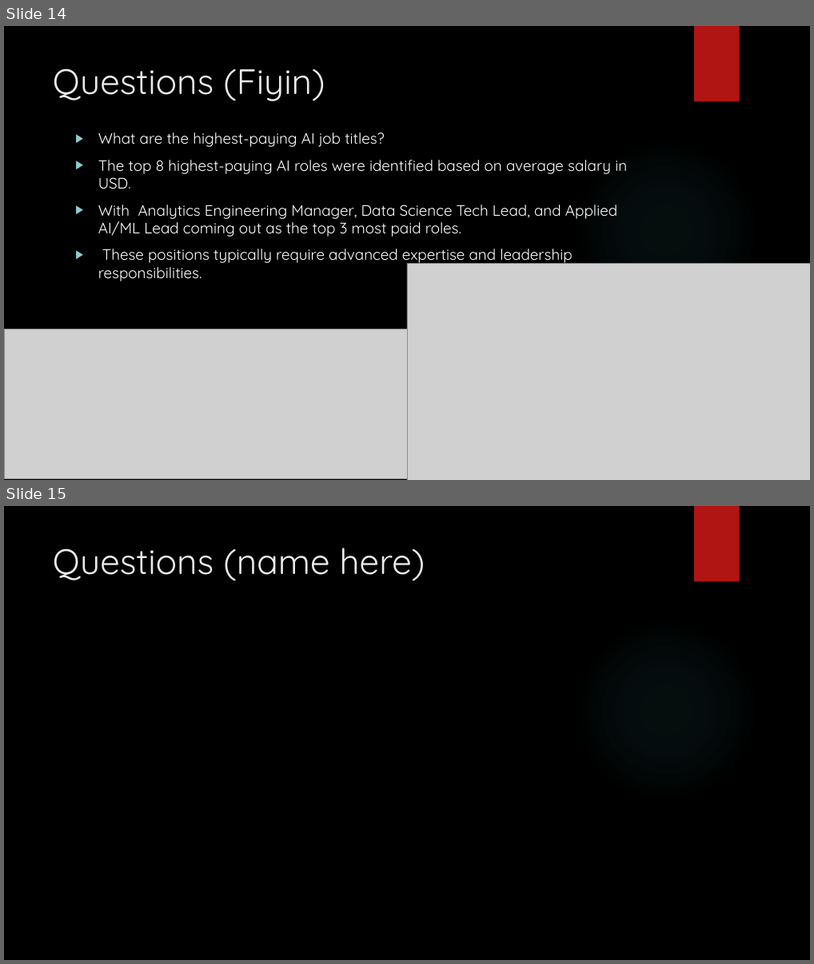
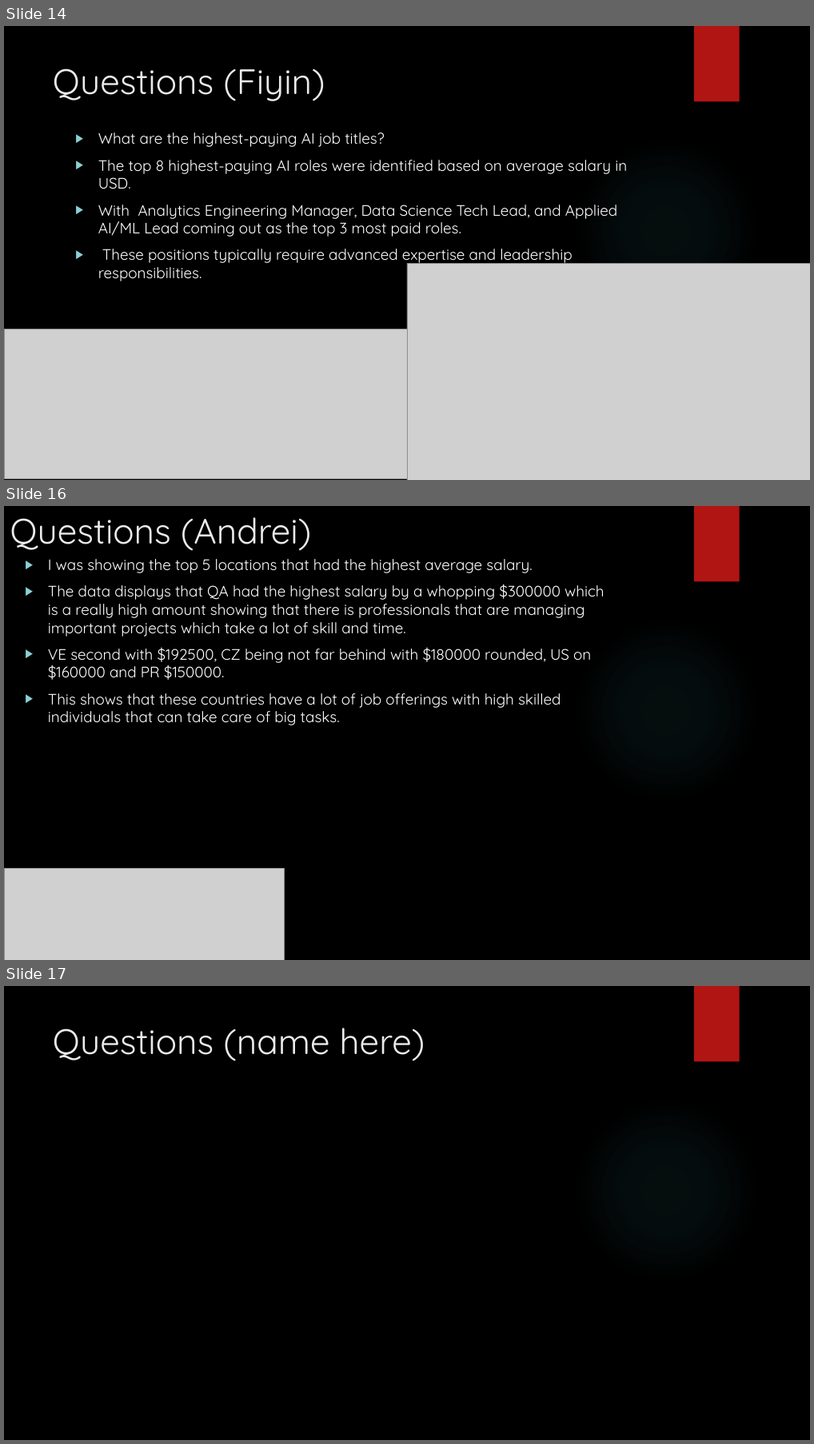
Before and after one commit to csmfduro/salaries, a slide deck: Computer Science Workshop Presentation.pptx. Shown one above the other, each under a label of ours: slides 14 and 15 before the commit, slides 14, 16 and 17 after it; the slides between them are not shown. The pictures are 814x964 and 814x1444 pixels, drawn with LibreOffice and Linux fonts; fonts in the diff are those of the drawing; grey boxes stand for pictures; background and template pictures are left out. Boxes give left, top, right and bottom in pixels: in the first picture for what was removed or moved away, otherwise in the second. Text is boxed around its words. In the diff, an @@ line names an element or a change of style, - is before the commit and + after.

```diff
--- a/Computer Science Workshop Presentation.pptx
+++ b/Computer Science Workshop Presentation.pptx
@@ slide 16 added at box(4, 506, 810, 960), background picture (left out); not listed: 2 template elements that a slide beside it also shows @@
@@ title added at box(10, 517, 312, 551), 42 pt, text #EBEBEB @@
+Questions (Andrei)
@@ text added at box(48, 559, 604, 725), 18 pt, text #FFFFFF @@
+▶ I was showing the top 5 locations that had the highest average salary.
+▶ The data displays that QA had the highest salary by a whopping $300000 which is a really high amount showing that there is professionals that are managing important projects which take a lot of skill and time.
+▶ VE second with $192500, CZ being not far behind with $180000 rounded, US on $160000 and PR $150000.
+▶ This shows that these countries have a lot of job offerings with high skilled individuals that can take care of big tasks.
@@ picture added at box(4, 868, 285, 960) @@
@@ what was slide 15 is now slide 17 @@
```
Also in this commit, not shown: 1 slide changed, 1 other slide added, 2 slides removed.
